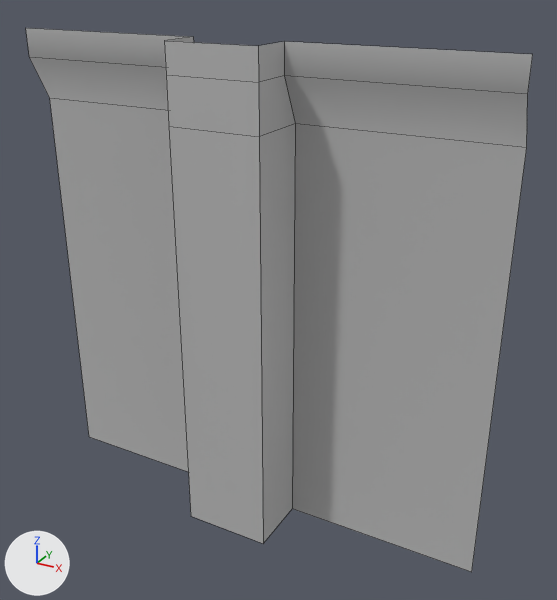
Before and after pictures for a commit that changed the FBX model Assets/Props/wall_02.fbx.
Both versions are drawn from a 50 mm lens placed at (4.96, -4.97, 4.49), pointed at (2.27, -0.08, 2.05). The lights are fixed; the arrows at lower left show +X, +Y and +Z. Mesh edges are drawn as thin lines. Where no turn or scale is listed for an object, it has been applied to the vertices.

In view in the first picture: 'wall_coloumn_01'.
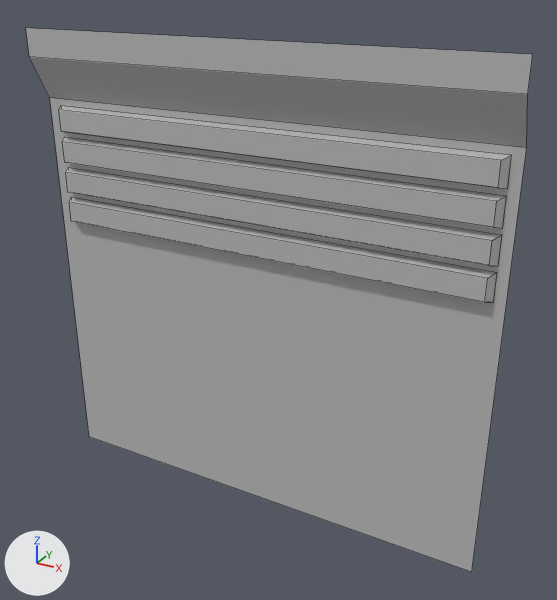
What differs and where, as boxes [x1, y1, x2, y2] in the pictures (557 x 600 px):
part 1 of me_mesh, built on: before [26, 28, 530, 543]; after [26, 28, 530, 524]

Diff of the bpy script that builds the scene:
```diff
--- a/Assets/Props/wall_02.fbx.py
+++ b/Assets/Props/wall_02.fbx.py
@@ mat_lambert1 @@
+mat_lambert1 = principled_material('lambert1')
+mat_lambert1.base_color = (0.5, 0.5, 0.5)  # grey #bcbcbc
@@ me_mesh @@
 # used by ob_wall_coloumn_01; location = (0.0, 0.0, 0.0)
-me_mesh.from_pydata(...)  # 24 vertices, 15 faces; spans x 0.0..4.0, y -0.52..0.0, z 0.0..4.0
+me_mesh.from_pydata(...)  # 40 vertices, 23 faces; spans x 0.0..4.0, y -0.17..0.01, z 0.0..4.0
+# me_mesh part 1
+# 16 vertices are removed from x 1.63..2.37, y -0.52..0.0, z 0.0..4.0
+# 15 faces are deleted
+# 24 vertices are added at x 0.11..3.87, y -0.07..0.01, z 2.34..3.37
+# 8 new vertices lie (3.8, 0.0, 0.0) away from vertices in x 0.11, y 0.01, z 2.34..3.37
+# 3 new faces join them, mat_lambert2 (grey #bcbcbc)
+# 20 new faces join them, mat_lambert1 (grey #bcbcbc)
 me_mesh.materials.append(mat_lambert2)
+me_mesh.materials.append(mat_lambert1)  # grey #bcbcbc
```
